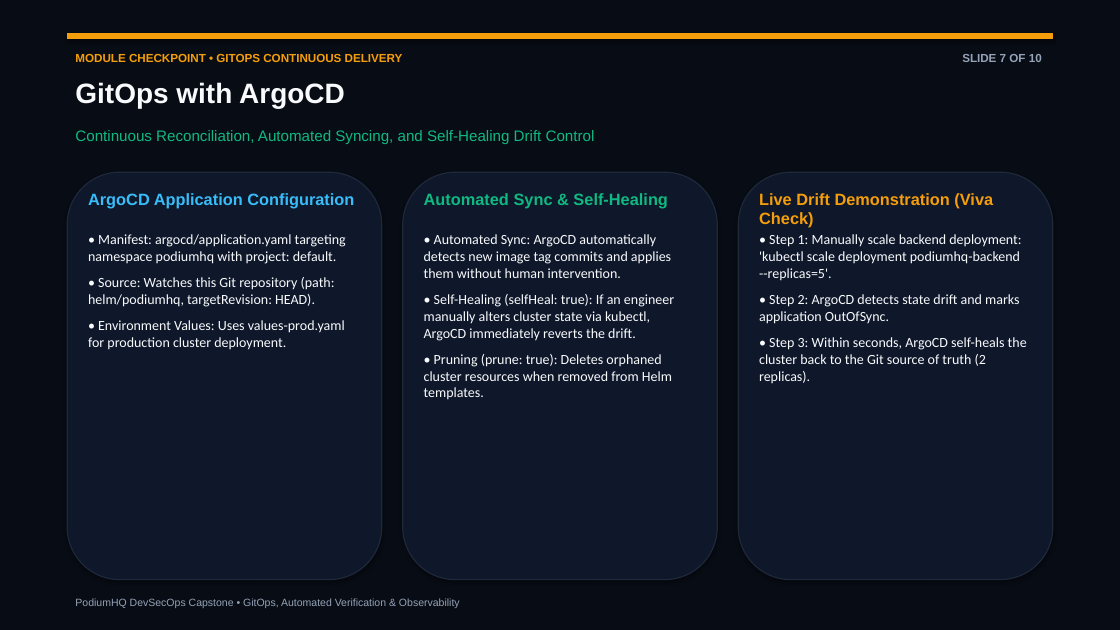
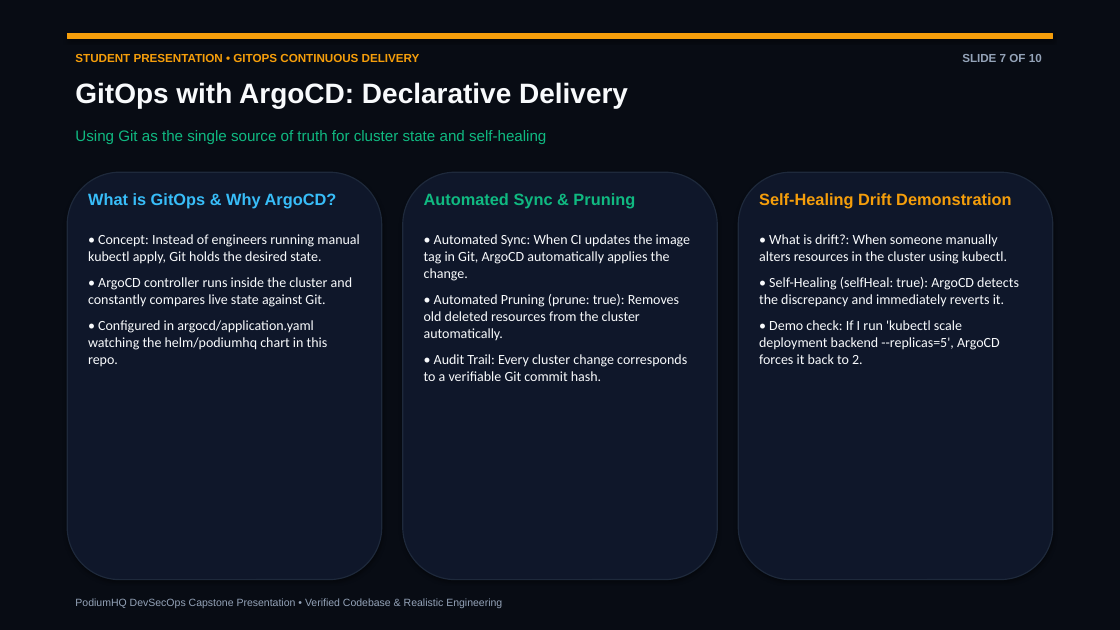
Before and after one commit to nandakishore-dasari/podiumHQ, a slide deck: slide 7 of demo/presentation.pptx. Drawn at 1120x630 pixels with LibreOffice and Linux fonts; fonts in the diff are those of the drawing. Boxes give left, top, right and bottom in pixels: in the first picture for what was removed or moved away, otherwise in the second. Text is boxed around its words. In the diff, an @@ line names an element or a change of style, - is before the commit and + after.

Commit message:
docs(presentation): personalize slides with student credentials (D.N.Nanda kishore, Roll: 10024, Batch: A) [skip ci]

```diff
--- a/demo/presentation.pptx
+++ b/demo/presentation.pptx
@@ text at box(75, 54, 420, 62): text changed @@
-MODULE CHECKPOINT • GITOPS CONTINUOUS DELIVERY
+STUDENT PRESENTATION • GITOPS CONTINUOUS DELIVERY
@@ text at box(75, 82, 628, 108): text changed @@
-GitOps with ArgoCD
+GitOps with ArgoCD: Declarative Delivery
@@ text at box(75, 130, 546, 144): text changed @@
-Continuous Reconciliation, Automated Syncing, and Self-Healing Drift Control
+Using Git as the single source of truth for cluster state and self-healing
@@ text at box(88, 193, 337, 208): text changed @@
-ArgoCD Application Configuration
+What is GitOps & Why ArgoCD?
@@ text at box(424, 193, 635, 208): text changed @@
-Automated Sync & Self-Healing
+Automated Sync & Pruning
@@ text at box(759, 193, 1011, 208): text changed @@
-Live Drift Demonstration (Viva Check)
+Self-Healing Drift Demonstration
@@ text at box(88, 234, 359, 366): text changed @@
-• Manifest: argocd/application.yaml targeting namespace podiumhq with project: default.
-• Source: Watches this Git repository (path: helm/podiumhq, targetRevision: HEAD).
-• Environment Values: Uses values-prod.yaml for production cluster deployment.
+• Concept: Instead of engineers running manual kubectl apply, Git holds the desired state.
+• ArgoCD controller runs inside the cluster and constantly compares live state against Git.
+• Configured in argocd/application.yaml watching the helm/podiumhq chart in this repo.
@@ text at box(424, 234, 690, 381): text changed @@
-• Automated Sync: ArgoCD automatically detects new image tag commits and applies them without human intervention.
-• Self-Healing (selfHeal: true): If an engineer manually alters cluster state via kubectl, ArgoCD immediately reverts the drift.
-• Pruning (prune: true): Deletes orphaned cluster resources when removed from Helm templates.
+• Automated Sync: When CI updates the image tag in Git, ArgoCD automatically applies the change.
+• Automated Pruning (prune: true): Removes old deleted resources from the cluster automatically.
+• Audit Trail: Every cluster change corresponds to a verifiable Git commit hash.
@@ text at box(759, 234, 1019, 364): text changed @@
-• Step 1: Manually scale backend deployment: 'kubectl scale deployment podiumhq-backend --replicas=5'.
-• Step 2: ArgoCD detects state drift and marks application OutOfSync.
-• Step 3: Within seconds, ArgoCD self-heals the cluster back to the Git source of truth (2 replicas).
+• What is drift?: When someone manually alters resources in the cluster using kubectl.
+• Self-Healing (selfHeal: true): ArgoCD detects the discrepancy and immediately reverts it.
+• Demo check: If I run 'kubectl scale deployment backend --replicas=5', ArgoCD forces it back to 2.
@@ text at box(75, 598, 502, 608): text changed @@
-PodiumHQ DevSecOps Capstone • GitOps, Automated Verification & Observability
+PodiumHQ DevSecOps Capstone Presentation • Verified Codebase & Realistic Engineering
```
Also in this commit, not shown: 9 other slides changed, 3 other files.
